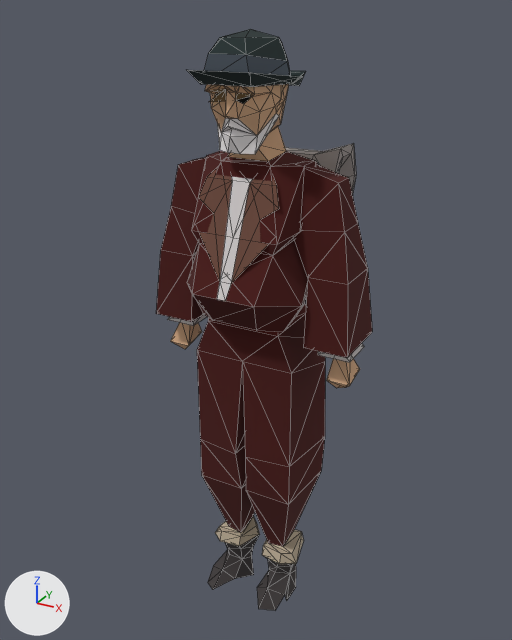
A saved change to the glTF model public/models/wine-traders.gltf.
Camera for both pictures: a camera (50 mm lens) standing at (106.0, -195.0, 205.0) and looking at (0.0, -3.0, 110.0). The lights are fixed; the arrows at lower left show +X, +Y and +Z. The picture after the commit comes second. Mesh edges are drawn as thin lines. Vertices at exactly the same position are counted once.

Script lines for the objects in view, before the commit:
```python
me_mesh_0 = bpy.data.meshes.new('Mesh_0')
me_mesh_0.from_pydata(...)  # 378 vertices, 668 faces; spans x -36.0..36.0, y -24.0..31.0, z -6.0..200.0
me_mesh_0.materials.append(mat_material_0)  # picture img_image_0
ob_mesh_0 = bpy.data.objects.new('Mesh_0', me_mesh_0)
ob_mesh_0.location = (0.0, 0.0, 0.0)
```
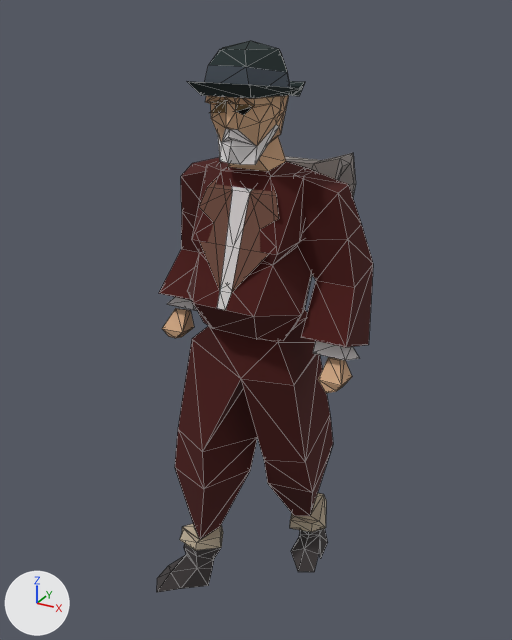
The newer file adds a shape key; the second version is drawn at full value of the shape key 'target_1' of 'Mesh_0', and the change is written as the vertex moves it makes.

What differs and where, as boxes (x1, y1, x2, y2) in the pictures (512 x 640 px; the box of a moved part takes in the faces that stretch with it):
'Mesh_0', reshaped: before (156, 29, 372, 611); after (157, 41, 373, 592)
part 1 of me_mesh_0, added: after (187, 41, 305, 99)
part 2 of me_mesh_0, moved or reshaped: before (327, 359, 360, 388); after (318, 357, 352, 393)
part 3 of me_mesh_0, moved or reshaped: before (171, 323, 202, 349); after (162, 308, 194, 338)
part 4 of me_mesh_0, moved or reshaped: before (285, 144, 356, 195); after (285, 153, 356, 196)
part 5 of me_mesh_0, rebuilt (27% wider): before (187, 84, 325, 611); after (157, 95, 333, 592)
part 6 of me_mesh_0, rebuilt: before (294, 164, 372, 362); after (295, 167, 373, 360)
part 7 of me_mesh_0, cut back: before (156, 29, 306, 326); after (159, 157, 223, 311)

What changed in the scene script:
```text
Change me_mesh_0:
    used by ob_mesh_0; location = (0.0, 0.0, 0.0)
    remove me_mesh_0.from_pydata(...)  # 378 vertices, 668 faces; spans x -36.0..36.0, y -24.0..31.0, z -6.0..200.0
    add me_mesh_0.from_pydata(...)  # 383 vertices, 668 faces; spans x -36.0..36.0, y -51.0..31.0, z -6.0..197.0
    me_mesh_0 part 1: the loose piece of 29 vertices spanning x -17.0..17.0, y -24.0..10.0, z 184.0..200.0 is copied, and the copy is moved by (0.0, 0.0, -3.0); it spans x -17.0..17.0, y -24.0..10.0, z 181.0..197.0
    me_mesh_0 part 2: the loose piece of 12 vertices spanning x 27.0..35.0, y -4.0..5.0, z 91.0..102.0 is turned -18.8 degrees about the x axis through its middle and scaled by 1.01, then moved by (0.0, -7.0, 2.0)
    me_mesh_0 part 3: the loose piece of 12 vertices spanning x -35.0..-27.0, y -4.0..5.0, z 91.0..102.0 is multiplied about its middle by the matrix ((0.984, -0.146, -0.094), (0.173, 0.883, 0.434), (0.02, -0.444, 0.895)), then moved by (-1.0, -4.0, 5.0)
    me_mesh_0 part 4: the loose piece of 38 vertices spanning x -20.0..20.0, y 10.0..31.0, z 144.0..165.0 is moved by (0.0, 0.0, -3.0)
    me_mesh_0 part 5: the loose piece of 230 vertices spanning x -21.0..21.0, y -24.0..18.0, z -6.0..196.0 is rebuilt with 230 vertices and now spans x -33.0..21.0, y -31.0..31.0, z -6.0..193.0
    me_mesh_0 part 6: the loose piece of 24 vertices spanning x 14.0..36.0, y -10.0..12.0, z 103.0..163.0 is rebuilt with 24 vertices and now spans x 14.0..36.0, y -12.0..14.0, z 100.0..161.0
    me_mesh_0 part 7
    51 vertices are removed from x -36.0..17.0, y -24.0..12.0, z 103.0..200.0
    98 faces are deleted
    25 vertices are added at x -36.0..6.0, y -18.0..20.0, z 103.0..187.0
    42 new faces join them
    other edits to the shape of me_mesh_0 do not show in these pictures
```
